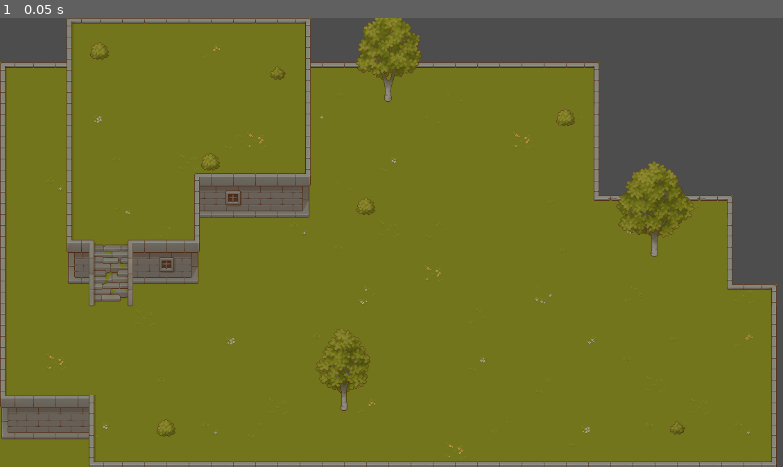
Above: before the commit, frame 1.
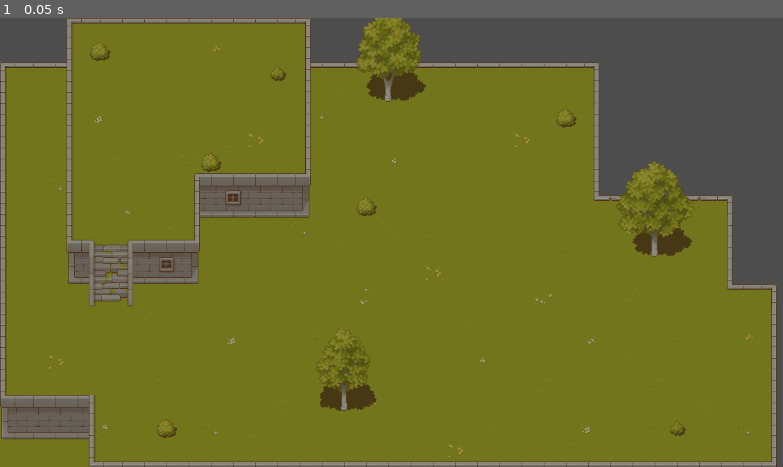
Above: after the commit, the same moment.

Repository: emilykrohn/Cast
Game: Godot game, scene res://Scenes/main.tscn
Same seed, same stepped clock (60 frames per second), same inputs: the game is played once before the commit and once after it. The project has no main scene, so this scene is started directly.
Inputs:
- Up to frame 1 (0.05 s): no input

The runs differ from the first frame. In frame 1, 0.9% of the frame differs, in the area x 11-89%, y 7-94%.

Commit message:
Add layer to tilemap with plant shadows

Diff:
--- a/Scenes/main.tscn
+++ b/Scenes/main.tscn
@@ -1,10 +1,11 @@
-[gd_scene load_steps=12 format=3 uid="uid://vessqqdsqdfu"]
+[gd_scene load_steps=14 format=3 uid="uid://vessqqdsqdfu"]
 
 [ext_resource type="Texture2D" uid="uid://co8ycokg60ddl" path="res://Art/Environment/TX Tileset Grass.png" id="1_r67on"]
 [ext_resource type="Texture2D" uid="uid://x3n3vy6xtyug" path="res://Art/Environment/TX Tileset Stone Ground.png" id="2_a8lfj"]
 [ext_resource type="Texture2D" uid="uid://qei6xeti5pxu" path="res://Art/Environment/TX Struct.png" id="3_frpjo"]
 [ext_resource type="Texture2D" uid="uid://df51ca624gtu8" path="res://Art/Environment/TX Tileset Wall.png" id="4_ycnbu"]
 [ext_resource type="Texture2D" uid="uid://dpy61hul0queq" path="res://Art/Environment/TX Plant.png" id="5_djeue"]
+[ext_resource type="Texture2D" uid="uid://5flvkwdihhdf" path="res://Art/Environment/TX Shadow Plant.png" id="6_1leb2"]
 
 [sub_resource type="TileSetAtlasSource" id="TileSetAtlasSource_krqfr"]
 texture = ExtResource("1_r67on")
@@ -539,6 +540,46 @@
 3:15/0 = 0
 1:6/0 = 0
 
+[sub_resource type="TileSetAtlasSource" id="TileSetAtlasSource_l3bys"]
+texture = ExtResource("6_1leb2")
+texture_region_size = Vector2i(32, 32)
+1:3/0 = 0
+2:3/0 = 0
+3:3/0 = 0
+4:3/0 = 0
+5:3/0 = 0
+6:3/0 = 0
+7:3/0 = 0
+9:3/0 = 0
+10:3/0 = 0
+11:3/0 = 0
+1:4/0 = 0
+2:4/0 = 0
+3:4/0 = 0
+4:4/0 = 0
+5:4/0 = 0
+6:4/0 = 0
+7:4/0 = 0
+9:4/0 = 0
+10:4/0 = 0
+11:4/0 = 0
+1:6/0 = 0
+3:6/0 = 0
+5:6/0 = 0
+6:6/0 = 0
+7:6/0 = 0
+8:6/0 = 0
+9:6/0 = 0
+10:6/0 = 0
+11:6/0 = 0
+12:6/0 = 0
+6:7/0 = 0
+7:7/0 = 0
+8:7/0 = 0
+9:7/0 = 0
+10:7/0 = 0
+11:7/0 = 0
+
 [sub_resource type="TileSet" id="TileSet_wghdw"]
 tile_size = Vector2i(32, 32)
 sources/0 = SubResource("TileSetAtlasSource_krqfr")
@@ -546,6 +587,7 @@
 sources/3 = SubResource("TileSetAtlasSource_nwsmk")
 sources/4 = SubResource("TileSetAtlasSource_fwspp")
 sources/5 = SubResource("TileSetAtlasSource_h3aeq")
+sources/6 = SubResource("TileSetAtlasSource_l3bys")
 
 [node name="Main" type="Node"]
 
@@ -563,10 +605,17 @@
 layer_1/y_sort_origin = 0
 layer_1/z_index = 0
 layer_1/tile_data = PackedInt32Array(3, 65540, 1, 4, 131076, 1, 5, 131076, 1, 6, 131076, 1, 7, 131076, 1, 8, 131076, 1, …(2728 unchanged characters)…
-layer_2/name = "Plants"
+layer_2/name = "PlantShadows"
 layer_2/enabled = true
-layer_2/modulate = Color(1, 1, 1, 1)
+layer_2/modulate = Color(1, 1, 1, 0.67451)
 layer_2/y_sort_enabled = false
 layer_2/y_sort_origin = 0
 layer_2/z_index = 0
-layer_2/tile_data = PackedInt32Array(393244, 65541, 0, 393245, 131077, 0, 393246, 196613, 0, 458782, 196613, 1, 458781, 131077, 1, 458780, 65541, 1, 524315, 5, 2, 524316, 65541, 2, 524317, 131077, 2, 524318, 196613, 2, 524319, 262149, 2, 589851, 5, 3, 589852, 65541, 3, 589853, 131077, 3, 589854, 196613, 3, 655389, 131077, 4, -65519, 393221, 0, 17, 393221, 1, 65553, 393221, 2, 131089, 393221, 3, 196625, 393221, 4, 131090, 458757, 3, 131088, 327685, 3, 65552, 327685, 2, 16, 327685, 1, 18, 458757, 1, 65554, 458757, 2, 917519, 655365, 1, 983055, 655365, 2, 1048591, 655365, 3, 1114127, 655365, 4, 1048592, 720901, 3, 983056, 720901, 2, 917520, 720901, 1, 851983, 655365, 0, 917518, 589829, 1, 983054, 589829, 2, 1048590, 589829, 3, 524304, 196613, 6, 1179655, 196613, 6, 262169, 196613, 6, 1179678, 65541, 6, 393225, 196613, 6, 65540, 196613, 6, 131084, 65541, 6)
+layer_2/tile_data = PackedInt32Array(655388, 65542, 4, 655389, 131078, 4, 655390, 196614, 4, 655391, 262150, 4, 589854, 196614, 3, 589853, 131078, 3, 589852, 65542, 3, 1114126, 327686, 4, 1114127, 393222, 4, 1114128, 458758, 4, 1048592, 458758, 3, 1048591, 393222, 3, 1048590, 327686, 3, 131084, 65542, 6, 65540, 196614, 6, 393225, 196614, 6, 1179655, 196614, 6, 1179678, 65542, 6, 262169, 196614, 6, 196624, 65542, 4, 196625, 131078, 4, 196626, 196614, 4, 196627, 262150, 4, 131090, 196614, 3, 131089, 131078, 3, 131088, 65542, 3, 131091, 262150, 3, 589855, 262150, 3, 524304, 196614, 6)
+layer_3/name = "Plants"
+layer_3/enabled = true
+layer_3/modulate = Color(1, 1, 1, 1)
+layer_3/y_sort_enabled = false
+layer_3/y_sort_origin = 0
+layer_3/z_index = 0
+layer_3/tile_data = PackedInt32Array(393244, 65541, 0, 393245, 131077, 0, 393246, 196613, 0, 458782, 196613, 1, 458781, 131077, 1, 458780, 65541, 1, 524315, 5, 2, 524316, 65541, 2, 524317, 131077, 2, 524318, 196613, 2, 524319, 262149, 2, 589851, 5, 3, 589852, 65541, 3, 589853, 131077, 3, 589854, 196613, 3, 655389, 131077, 4, -65519, 393221, 0, 17, 393221, 1, 65553, 393221, 2, 131089, 393221, 3, 196625, 393221, 4, 131090, 458757, 3, 131088, 327685, 3, 65552, 327685, 2, 16, 327685, 1, 18, 458757, 1, 65554, 458757, 2, 917519, 655365, 1, 983055, 655365, 2, 1048591, 655365, 3, 1114127, 655365, 4, 1048592, 720901, 3, 983056, 720901, 2, 917520, 720901, 1, 851983, 655365, 0, 917518, 589829, 1, 983054, 589829, 2, 1048590, 589829, 3, 524304, 196613, 6, 1179655, 196613, 6, 262169, 196613, 6, 1179678, 65541, 6, 393225, 196613, 6, 65540, 196613, 6, 131084, 65541, 6)
